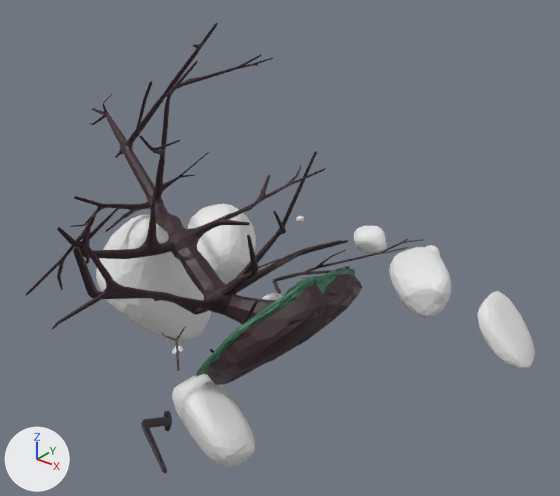
Renders of the glTF model asset_src/models/fallenTree.glb from each side of a commit.
Both versions are drawn from a 50 mm lens placed at (22.2, -21.2, 19.2), pointed at (4.2, 1.3, 5.2). Arrows for +X, +Y and +Z are at lower left; the lights stay in place. Where no turn or scale is listed for an object, it has been applied to the vertices.

The scene before the commit, as lines of its bpy script (objects in view):
```python
ob_cube_024 = bpy.data.objects.new('Cube.024', me_cube_015)
ob_cube_024.location = (7.46, -0.34, 2.16)
ob_cube_031 = bpy.data.objects.new('Cube.031', me_rock1_002)
ob_cube_031.location = (9.22, 4.02, 4.26)
ob_cube_031.rotation_euler = (1.559, -0.386, 0.507)  # degrees (89, -22, 29)
ob_cube_031.scale = (0.541, 0.541, 1.1)
ob_tree1_021 = bpy.data.objects.new('tree1.021', me_cube_014)
ob_tree1_021.location = (5.2, 0.37, 2.77)
ob_tree1_023 = bpy.data.objects.new('tree1.023', me_cube_017)
ob_tree1_023.location = (2.17, -4.26, -1.59)
ob_tree1_026 = bpy.data.objects.new('tree1.026', me_cube_020)
ob_tree1_026.location = (-0.28, -5.72, 6.28)
ob_tree1_030 = bpy.data.objects.new('tree1.030', me_cube_025)
ob_tree1_030.location = (3.89, 4.05, 2.88)
# also in view: 'Cube.035' at (-4.6, 7.0, 0.6); 'Cube.034' at (14.3, 0.9, 5.4); 'Cube.025' at (-2.6, 0.4, 1.9); 'Cube.032' at (5.3, 6.5, 4.0); 'Cube.030' at (4.4, -3.4, -0.6)
```
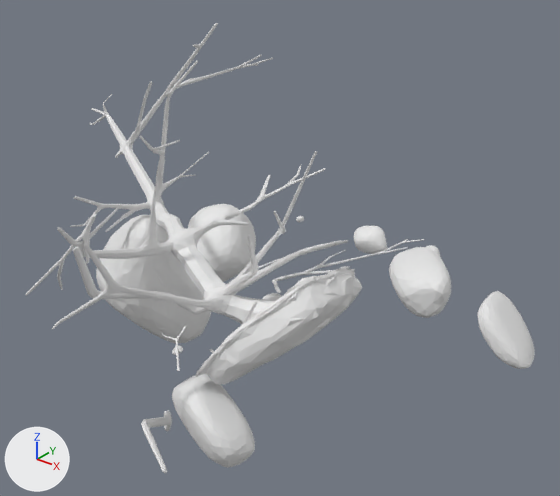
Where the change shows, as pixel boxes [x1, y1, x2, y2] in the pictures (560 x 496 px):
'tree1.021', recoloured (black to white)
    both: [52, 23, 348, 329]
'Cube.024', recoloured
    both: [196, 266, 362, 385]
'tree1.023', recoloured (black to white)
    both: [141, 411, 172, 473]
'tree1.030', recoloured
    both: [272, 239, 424, 293]
'tree1.026', recoloured (black to grey)
    both: [26, 214, 97, 295]

The edits, one by one:
me_cube_015 has 278 vertices, 552 faces and spans x -3.7..0.38, y -3.35..4.4, z -1.38..3.43.
me_cube_015 no longer uses material mat_material (picture img_palette).
me_cube_014 has 2216 vertices, 4422 faces and spans x -14.1..1.0, y -8.7..7.5, z -1.4..10.6.
me_cube_014 no longer uses material mat_material (picture img_palette).
me_cube_017 has 96 vertices, 188 faces and spans x -1.39..2.59, y -2.1..1.8, z -1.72..1.01.
me_cube_017 no longer uses material mat_material (picture img_palette).
me_cube_020 has 135 vertices, 266 faces and spans x -1.98..1.04, y -1.52..0.76, z -2.54..1.64.
me_cube_020 no longer uses material mat_material (picture img_palette).
me_cube_025 has 324 vertices, 644 faces and spans x -2.59..3.76, y -1.99..3.21, z -1.5..1.71.
me_cube_025 no longer uses material mat_material (picture img_palette).
